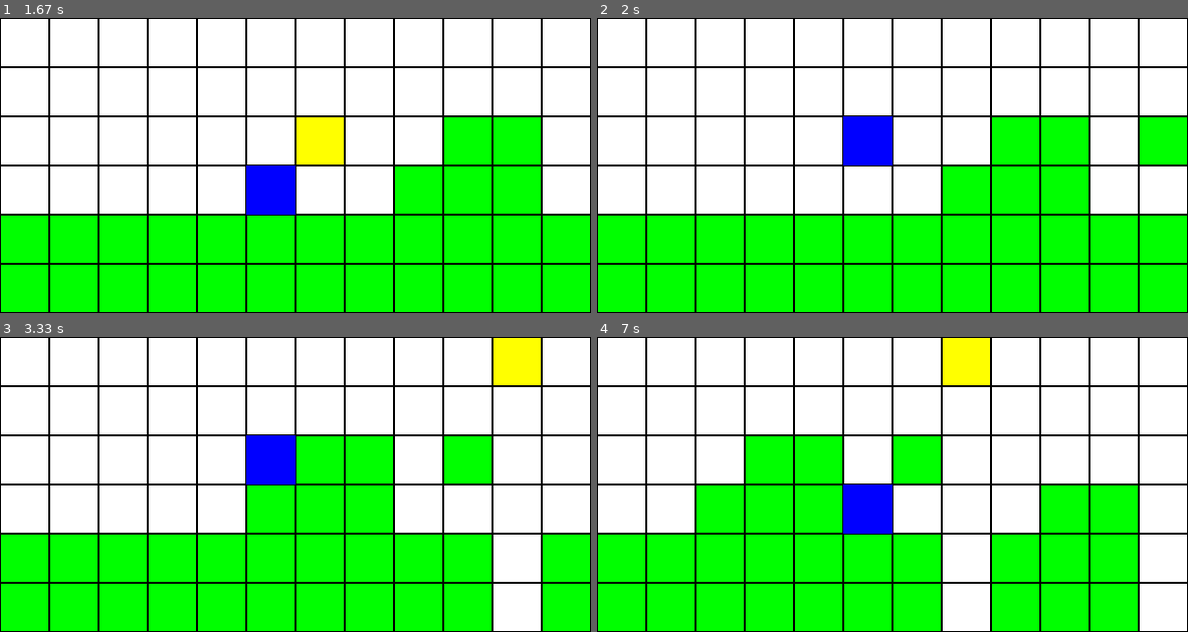
Above: before the commit, frames 1-4 (two rows, left to right).
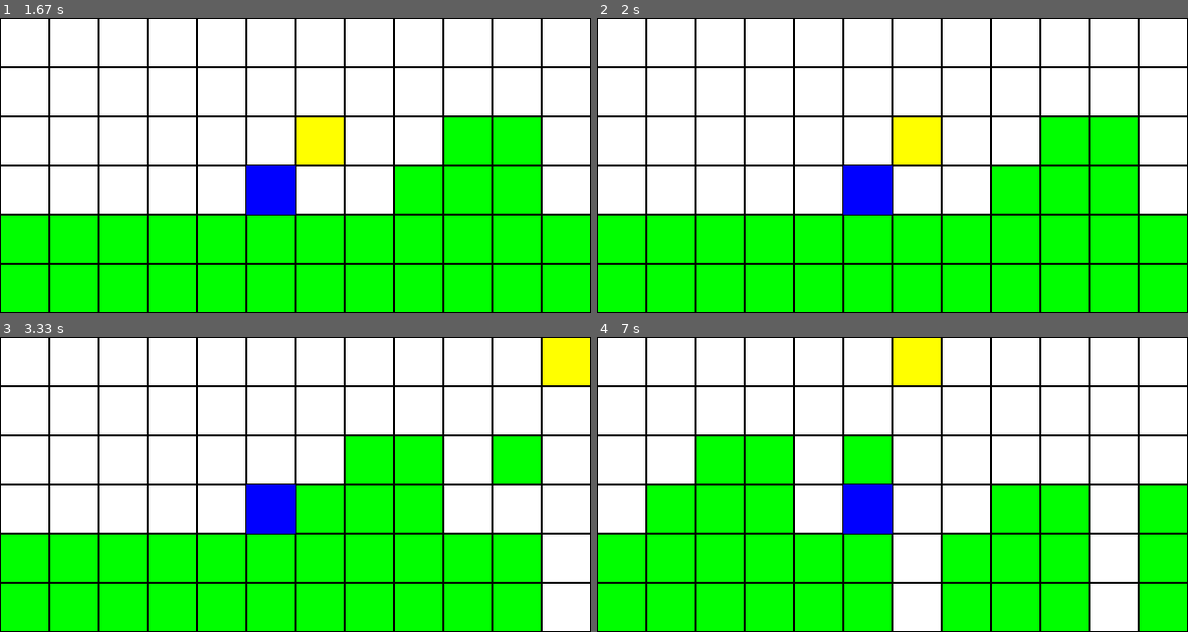
Above: after the commit, the same moments.

Repository: H4znow/marioBrossGame
Game: pygame game, started from game.py
Same seed, same stepped clock (60 frames per second), same inputs: the game is played once before the commit and once after it.
Inputs:
- Up to frame 1 (1.67 s): hold Right 0.33-0.8 s; hold Up 0.83-1.13 s
- Up to frame 2 (2 s): hold Up from 1.67 s (still down)
- Up to frame 3 (3.33 s): release Up at 2.03 s; hold Up from 3.23 s (still down)
- Up to frame 4 (7 s): release Up at 3.53 s; hold Up 4.07-4.43 s; hold Right 5.13-5.6 s; hold Right 5.97-6.43 s; hold Right from 6.87 s (still down)

Frame 1 is identical in both runs. In frame 2, 10% of the frame differs, in the area x 41-100%, y 33-67%; in frame 3, 17%; in frame 4, 24%, in the area x 8-100%, y 0-100%.

Commit message:
:construction: Cutting between game and pygame

Diff:
--- a/game.py
+++ b/game.py
@@ -39,7 +39,68 @@
 score = 0
 in_jump = False
 running = True
+print_pygame = False
 last_time = time.time()
+
+# ======================= Game part =======================
+
+# Function to move the player
+def move_player(dx, dy):
+    global nb_diff, score
+
+    new_row = player_pos[0] + dy
+    new_col = player_pos[1] + dx
+
+    # Check the limits of the grid
+    if 0 <= new_row < ROWS and 0 <= new_col < COLS:
+        # Check whether the target cell is empty or the target cell is empty
+        if grid[new_row][new_col] in {0, 5, 333}:
+            player_pos[0], player_pos[1] = new_row, new_col
+            nb_diff += 1
+
+            if grid[new_row][new_col] == 5:
+                score += 5
+                grid[new_row][new_col] = 0
+
+# Function to apply gravity (if the player doesn't have a brick underneath, he falls)
+def apply_gravity():
+    if player_pos[0] < ROWS - 1 and grid[player_pos[0] + 1][player_pos[1]] == 0:
+        player_pos[0] += 1
+
+        apply_gravity()
+
+# 38 up, 39 right
+def new_event(code):
+    global in_jump, score
+
+    if (in_jump):
+        # Downward diagonal
+        move_player(1, 1)
+        in_jump = False
+        apply_gravity()
+    else:
+        if code == 39: # Move to the right
+            move_player(1, 0)
+            apply_gravity()
+        elif code == 38: # Jump
+            in_jump = True
+            # Rising diagonal
+            move_player(1, -1)
+
+    # Victory or defeat condition
+    if grid[player_pos[0]][player_pos[1]] == 333:
+        score += 100
+
+        return (False, score)
+
+    if player_pos[0] == ROWS - 1 and grid[player_pos[0]][player_pos[1]] == 0:
+        score = -100
+
+        return (False, score)
+
+    return (True, score)
+
+# ======================= Pygame part =======================
 
 # Function for drawing the grid and the player
 def draw_grid():
@@ -68,33 +129,6 @@
     player_y = player_pos[0] * CELL_SIZE
     pygame.draw.rect(window, FILLED_PLAYER_COLOR, (player_x, player_y, CELL_SIZE, CELL_SIZE))
 
-# Function to move the player
-def move_player(dx, dy):
-    global nb_diff, score
-
-    new_row = player_pos[0] + dy
-    new_col = player_pos[1] + dx
-
-    # Check the limits of the grid
-    if 0 <= new_row < ROWS and 0 <= new_col < COLS:
-        # Check whether the target cell is empty or the target cell is empty
-        if grid[new_row][new_col] in {0, 5, 333}:
-            player_pos[0], player_pos[1] = new_row, new_col
-            nb_diff += 1
-
-            if grid[new_row][new_col] == 5:
-                score += 5
-                grid[new_row][new_col] = 0
-            elif grid[new_row][new_col] == 333:
-                score += 100
-
-# Function to apply gravity (if the player doesn't have a brick underneath, he falls)
-def apply_gravity():
-    if player_pos[0] < ROWS - 1 and grid[player_pos[0] + 1][player_pos[1]] == 0:
-        player_pos[0] += 1
-
-        apply_gravity()
-
 # Main loop
 while running:
     window.fill(WHITE)  # Fill the background with white
@@ -102,18 +136,9 @@
     pygame.display.update()
 
     if (in_jump):
-        player_pos_before = [player_pos[0], player_pos[1]]
+        running, _ = new_event(0)
 
-        # Downward diagonal
-        move_player(1, 1)
-
-        if player_pos[0] != player_pos_before[0] or player_pos[1] != player_pos_before[1]:
-            pygame.time.wait(200)
-
-        in_jump = False
         last_time = time.time()
-
-        apply_gravity()
     elif (time.time() - last_time > 0.2):
         last_time = time.time()
         # Event management
@@ -126,24 +151,23 @@
                 running = False
             if event.type == pygame.KEYDOWN:
                 if event.key == pygame.K_RIGHT: # Move to the right
-                    move_player(1, 0)
-                    apply_gravity()
+                    running, _ = new_event(39)
                 elif event.key == pygame.K_UP: # Jump
-                    in_jump = True
+                    player_pos_before = [player_pos[0], player_pos[1]]
 
-                    # Rising diagonal
-                    move_player(1, -1)
+                    running, _ = new_event(38)
+
+                    if player_pos[0] != player_pos_before[0] or player_pos[1] != player_pos_before[1]:
+                        pygame.time.wait(200)
 
         # Delete other events that are too fast
         pygame.event.clear()
 
-    # Victory or defeat condition
-    if grid[player_pos[0]][player_pos[1]] == 333:
-        print(f"You've won with {score} points!")
-        running = False
-    elif player_pos[0] == ROWS - 1 and grid[player_pos[0]][player_pos[1]] == 0:
-        print("You've fallen into a hole!")
-        running = False
+# Victory or defeat condition
+if score == -100:
+    print("You've fallen into a hole!")
+else:
+    print(f"You've won with {score} points!")
 
 # Quit Pygame
 pygame.quit()
